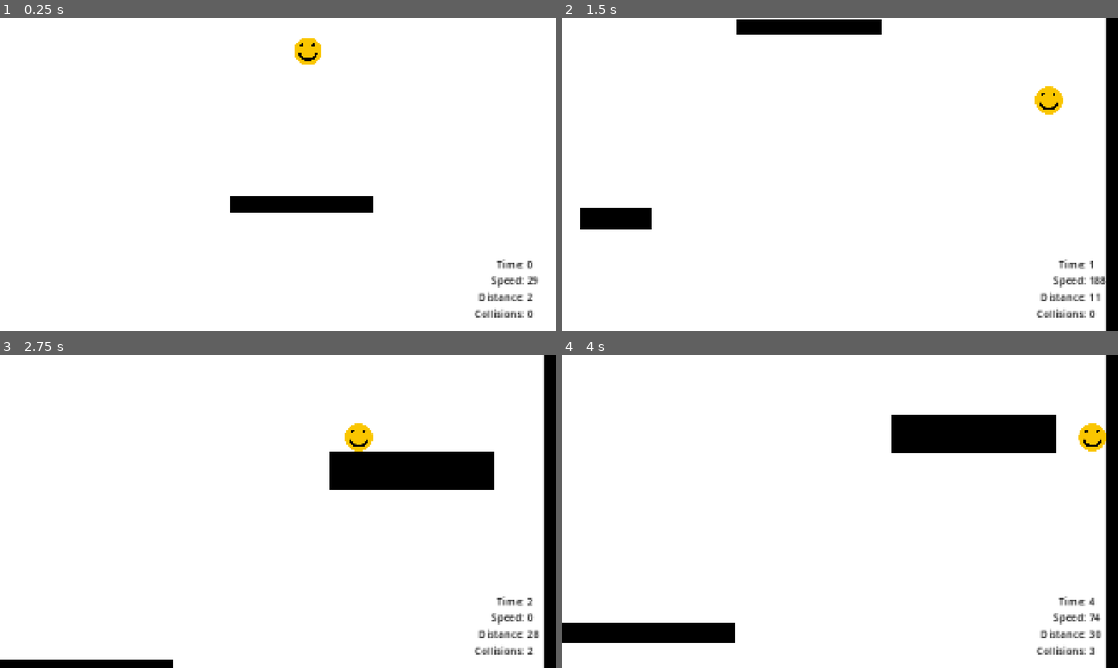
Above: before the commit, frames 1-4 (two rows, left to right).
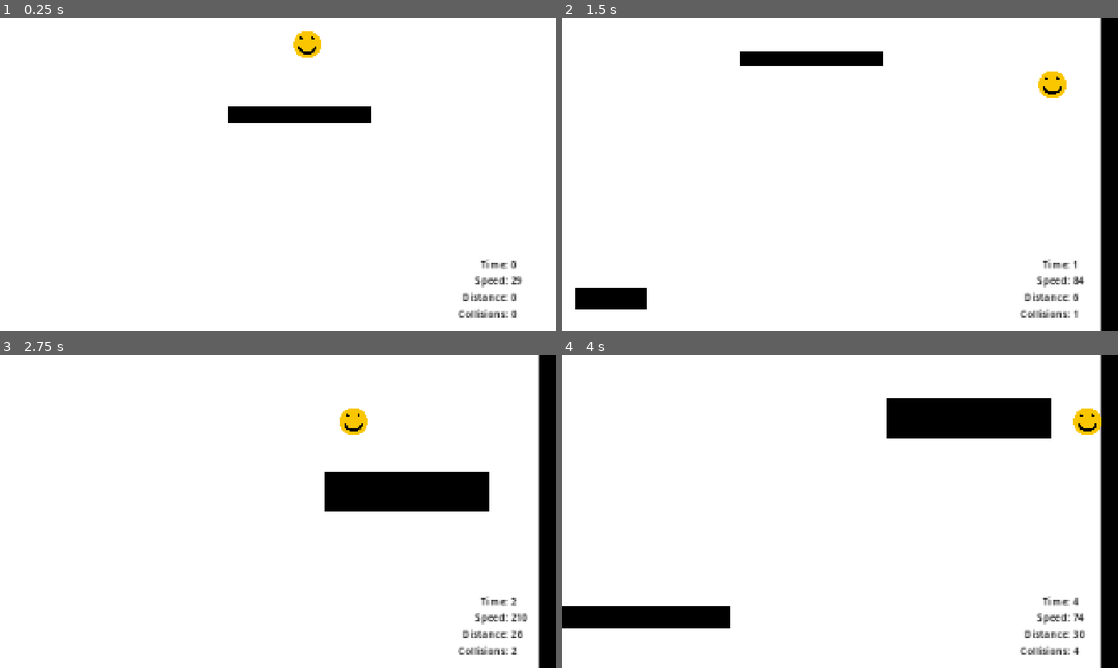
Above: after the commit, the same moments.

Repository: rickakell/FallingGame
Game: Godot game, scene res://scenes/Game.tscn
Two runs of this game, one before a commit and one after it. Both use one fixed random seed, a clock stepped at 60 frames per second and the inputs below.
Inputs:
- Up to frame 1 (0.25 s): no input
- Up to frame 2 (1.5 s): hold Right (ui_right) from 0.53 s (still down)
- Up to frame 3 (2.75 s): release Right (ui_right) at 2.03 s; hold Left (ui_left) from 2.03 s (still down)
- Up to frame 4 (4 s): release Left (ui_left) at 2.78 s; hold Right (ui_right) from 2.78 s (still down)

The runs differ from the first frame. In frame 1, 3.9% of the frame differs, in the area x 41-97%, y 4-96%; in frame 2, 6.7%; in frame 3, 7.4%; in frame 4, 8.6%, in the area x 0-98%, y 0-100%.

Commit message:
Make the game more interesting and misc clean up

Diff:
--- a/scenes/Game.tscn
+++ b/scenes/Game.tscn
@@ -27,10 +27,10 @@
 
 [node name="MaxDistance" type="Label" parent="GameManager/HUD" unique_id=934225823]
 z_index = 10
-offset_left = 1653.0
-offset_top = 937.0
-offset_right = 1725.0
-offset_bottom = 960.0
+offset_left = 1596.9999
+offset_top = 936.99994
+offset_right = 1668.9999
+offset_bottom = 959.99994
 scale = Vector2(2.1889791, 2.1889791)
 theme_override_colors/font_color = Color(0, 0, 0, 1)
 theme_override_colors/font_outline_color = Color(1, 1, 1, 1)
@@ -39,10 +39,10 @@
 
 [node name="Speed" type="Label" parent="GameManager/HUD" unique_id=1131414472]
 z_index = 10
-offset_left = 1696.0001
-offset_top = 879.0
-offset_right = 1768.0001
-offset_bottom = 902.0
+offset_left = 1640.0
+offset_top = 878.99994
+offset_right = 1712.0
+offset_bottom = 901.99994
 scale = Vector2(2.1889791, 2.1889791)
 theme_override_colors/font_color = Color(0, 0, 0, 1)
 theme_override_colors/font_outline_color = Color(1, 1, 1, 1)
@@ -51,10 +51,10 @@
 
 [node name="Time" type="Label" parent="GameManager/HUD" unique_id=2128856870]
 z_index = 10
-offset_left = 1716.0001
-offset_top = 825.00006
-offset_right = 1788.0001
-offset_bottom = 848.00006
+offset_left = 1660.0
+offset_top = 825.0
+offset_right = 1732.0
+offset_bottom = 848.0
 scale = Vector2(2.1889791, 2.1889791)
 theme_override_colors/font_color = Color(0, 0, 0, 1)
 theme_override_colors/font_outline_color = Color(1, 1, 1, 1)
@@ -63,10 +63,10 @@
 
 [node name="Collisions" type="Label" parent="GameManager/HUD" unique_id=283101380]
 z_index = 10
-offset_left = 1639.0001
-offset_top = 995.0
-offset_right = 1721.0001
-offset_bottom = 1018.0
+offset_left = 1583.0
+offset_top = 994.99994
+offset_right = 1665.0
+offset_bottom = 1017.99994
 scale = Vector2(2.1889791, 2.1889791)
 theme_override_colors/font_color = Color(0, 0, 0, 1)
 theme_override_colors/font_outline_color = Color(1, 1, 1, 1)
@@ -149,16 +149,16 @@
 
 [node name="Player" parent="." unique_id=142940438 instance=ExtResource("1_ibkli")]
 unique_name_in_owner = true
-position = Vector2(195, -234)
+position = Vector2(248, -22)
 
 [node name="Camera2D" type="Camera2D" parent="Player" unique_id=579652194]
-position = Vector2(-183, -148)
+position = Vector2(-179, -52)
 offset = Vector2(0, 600)
 zoom = Vector2(0.565, 0.565)
-limit_left = -2036
-limit_top = -1000
-limit_right = 2043
-metadata/_edit_lock_ = true
+limit_left = -2005
+limit_top = -747
+limit_right = 2074
+limit_bottom = 10000079
 
 [node name="ParallaxBackground" type="ParallaxBackground" parent="." unique_id=661412022]
 
@@ -205,7 +205,7 @@
 scale = Vector2(11.772772, -3.6874845)
 
 [node name="RectangleObstacle" parent="RactangleObstacles" unique_id=119670390 instance=ExtResource("3_cpr0p")]
-position = Vector2(158, 738)
+position = Vector2(200.99998, 441)
 scale = Vector2(4.6444445, -1.25)
 
 [node name="RectangleObstacle2" parent="RactangleObstacles" unique_id=1835084678 instance=ExtResource("3_cpr0p")]
@@ -359,14 +359,14 @@
 scale = Vector2(-9.976152, 1.2984798)
 
 [node name="RectangleObstacle42" parent="RactangleObstacles" unique_id=1228627800 instance=ExtResource("3_cpr0p")]
-position = Vector2(-866, 81635)
+position = Vector2(-515.9961, 81804.01)
 rotation = 0.770104
-scale = Vector2(-5.568938, 0.6184799)
+scale = Vector2(-9.841913, -1.8004302)
 
 [node name="RectangleObstacle43" parent="RactangleObstacles" unique_id=2102199011 instance=ExtResource("3_cpr0p")]
 position = Vector2(1252, 94702)
-rotation = 0.770104
-scale = Vector2(-5.568938, 0.6184799)
+rotation = 1.7577593
+scale = Vector2(-13.414436, 5.4183235)
 
 [node name="RectangleObstacle44" parent="RactangleObstacles" unique_id=2108141389 instance=ExtResource("3_cpr0p")]
 position = Vector2(-262, 75817)
@@ -395,13 +395,13 @@
 
 [node name="RectangleObstacle50" parent="RactangleObstacles" unique_id=2090176092 instance=ExtResource("3_cpr0p")]
 position = Vector2(-258, 96228)
+rotation = 0.72226816
+scale = Vector2(-13.414436, 5.418323)
+
+[node name="RectangleObstacle51" parent="RactangleObstacles" unique_id=1479696601 instance=ExtResource("3_cpr0p")]
+position = Vector2(-1413.0012, 92051.01)
 rotation = 0.770104
-scale = Vector2(-5.568938, 0.6184799)
-
-[node name="RectangleObstacle51" parent="RactangleObstacles" unique_id=1479696601 instance=ExtResource("3_cpr0p")]
-position = Vector2(-1763.0039, 90806)
-rotation = 0.770104
-scale = Vector2(-5.568938, 0.6184799)
+scale = Vector2(-8.403098, 5.4183235)
 
 [node name="RectangleObstacle52" parent="RactangleObstacles" unique_id=2052416917 instance=ExtResource("3_cpr0p")]
 position = Vector2(1404, 79153)
@@ -409,7 +409,8 @@
 scale = Vector2(19.6158, 1.7199609)
 
 [node name="RectangleObstacle53" parent="RactangleObstacles" unique_id=2093741724 instance=ExtResource("3_cpr0p")]
-position = Vector2(880, 89296)
+position = Vector2(667, 89296)
+scale = Vector2(2.840001, 1)
 
 [node name="RectangleObstacle54" parent="RactangleObstacles" unique_id=102887345 instance=ExtResource("3_cpr0p")]
 position = Vector2(1378, 89133.01)
@@ -417,15 +418,17 @@
 scale = Vector2(4.769128, -4.1386466)
 
 [node name="RectangleObstacle55" parent="RactangleObstacles" unique_id=86874301 instance=ExtResource("3_cpr0p")]
-position = Vector2(309, 90407)
+position = Vector2(-342, 90443.99)
 rotation = -1.19261
-scale = Vector2(3.754961, 1)
+scale = Vector2(8.691993, 3.146914)
 
 [node name="RectangleObstacle56" parent="RactangleObstacles" unique_id=769774519 instance=ExtResource("3_cpr0p")]
 position = Vector2(-719, 98989)
+scale = Vector2(4.760003, 2.6800194)
 
 [node name="RectangleObstacle57" parent="RactangleObstacles" unique_id=208260265 instance=ExtResource("3_cpr0p")]
 position = Vector2(773, 98909)
+scale = Vector2(4.760003, 2.6800194)
 
 [node name="RectangleObstacle58" parent="RactangleObstacles" unique_id=988809991 instance=ExtResource("3_cpr0p")]
 position = Vector2(-36, 103176)
@@ -445,25 +448,26 @@
 
 [node name="RectangleObstacle62" parent="RactangleObstacles" unique_id=899028518 instance=ExtResource("3_cpr0p")]
 position = Vector2(-1750, 112875)
+scale = Vector2(5.6000004, 3.68)
 
 [node name="RectangleObstacle63" parent="RactangleObstacles" unique_id=2097755408 instance=ExtResource("3_cpr0p")]
 position = Vector2(1617.0001, 114597)
-scale = Vector2(4.6, 1)
+scale = Vector2(4.6, 8.32)
 
 [node name="RectangleObstacle64" parent="RactangleObstacles" unique_id=2124180268 instance=ExtResource("3_cpr0p")]
 position = Vector2(471.00195, 116886.984)
 rotation = -1.3038491
-scale = Vector2(5.3599977, 0.87449217)
+scale = Vector2(9.5345335, 1.3657256)
 
 [node name="RectangleObstacle65" parent="RactangleObstacles" unique_id=1449209512 instance=ExtResource("3_cpr0p")]
 position = Vector2(-282.99805, 117056.984)
 rotation = -1.3038491
-scale = Vector2(5.3599977, 0.87449217)
+scale = Vector2(9.534813, 1.3659447)
 
 [node name="RectangleObstacle66" parent="RactangleObstacles" unique_id=170988306 instance=ExtResource("3_cpr0p")]
-position = Vector2(-1016.00195, 116546.99)
+position = Vector2(-1031.0039, 115800)
 rotation = -1.3038491
-scale = Vector2(5.3599977, 0.87449217)
+scale = Vector2(9.5345335, 1.3657256)
 
 [node name="RectangleObstacle67" parent="RactangleObstacles" unique_id=212481581 instance=ExtResource("3_cpr0p")]
 position = Vector2(752, 118489)
@@ -473,30 +477,31 @@
 [node name="RectangleObstacle68" parent="RactangleObstacles" unique_id=820754925 instance=ExtResource("3_cpr0p")]
 position = Vector2(426.00195, 128868)
 rotation = -1.3038491
-scale = Vector2(5.3599977, 0.8057617)
+scale = Vector2(11.193138, 2.5715134)
 
 [node name="RectangleObstacle69" parent="RactangleObstacles" unique_id=488383070 instance=ExtResource("3_cpr0p")]
 position = Vector2(-700, 126875)
 rotation = -1.3038491
-scale = Vector2(5.3599977, 0.86519533)
+scale = Vector2(8.822356, 1.7995386)
 
 [node name="RectangleObstacle70" parent="RactangleObstacles" unique_id=2098008615 instance=ExtResource("3_cpr0p")]
-position = Vector2(-64, 115604)
+position = Vector2(1091, 112098)
+scale = Vector2(10, 8.32)
 
 [node name="RectangleObstacle71" parent="RactangleObstacles" unique_id=1739951910 instance=ExtResource("3_cpr0p")]
 position = Vector2(1408.002, 130271)
 rotation = -1.3038491
-scale = Vector2(5.3599977, 0.8057617)
+scale = Vector2(11.193138, 2.5715134)
 
 [node name="RectangleObstacle72" parent="RactangleObstacles" unique_id=1285947688 instance=ExtResource("3_cpr0p")]
 position = Vector2(1224, 116762.99)
 rotation = -1.3038491
-scale = Vector2(5.3599977, 0.87449217)
+scale = Vector2(9.534813, 1.3661247)
 
 [node name="RectangleObstacle73" parent="RactangleObstacles" unique_id=1631533745 instance=ExtResource("3_cpr0p")]
 position = Vector2(-269.99835, 122606.01)
 rotation = 1.3295265
-scale = Vector2(6.44, 0.6707325)
+scale = Vector2(7.6553392, 5.9902425)
 
 [node name="RectangleObstacle74" parent="RactangleObstacles" unique_id=398166929 instance=ExtResource("3_cpr0p")]
 position = Vector2(295.004, 119482)
@@ -506,30 +511,31 @@
 [node name="RectangleObstacle75" parent="RactangleObstacles" unique_id=388511292 instance=ExtResource("3_cpr0p")]
 position = Vector2(-1606.9998, 117162.99)
 rotation = 1.3295265
-scale = Vector2(6.44, 0.8744923)
+scale = Vector2(11.456012, 1.3661249)
 
 [node name="RectangleObstacle76" parent="RactangleObstacles" unique_id=1381457811 instance=ExtResource("3_cpr0p")]
 position = Vector2(765.9979, 126764.99)
 rotation = 1.3295265
-scale = Vector2(6.44, 0.78726566)
+scale = Vector2(10.599998, 1.6374512)
 
 [node name="RectangleObstacle77" parent="RactangleObstacles" unique_id=173156585 instance=ExtResource("3_cpr0p")]
 position = Vector2(-983.99817, 124346)
 rotation = 1.3295265
-scale = Vector2(6.44, 0.36)
+scale = Vector2(7.976041, -3.3501694)
 
 [node name="RectangleObstacle78" parent="RactangleObstacles" unique_id=271397845 instance=ExtResource("3_cpr0p")]
-position = Vector2(56, 118315)
+position = Vector2(-895, 119010)
+scale = Vector2(-5.2400007, 1)
 
 [node name="RectangleObstacle79" parent="RactangleObstacles" unique_id=1056420722 instance=ExtResource("3_cpr0p")]
 position = Vector2(1050.0038, 122107)
 rotation = 1.3295265
-scale = Vector2(6.44, 0.6707325)
+scale = Vector2(7.6553392, 5.9900904)
 
 [node name="RectangleObstacle80" parent="RactangleObstacles" unique_id=2125437298 instance=ExtResource("3_cpr0p")]
 position = Vector2(-582.0004, 130155.01)
 rotation = 1.3295265
-scale = Vector2(6.44, 0.8057618)
+scale = Vector2(13.448478, 2.5715137)
 
 [node name="RectangleObstacle81" parent="RactangleObstacles" unique_id=1706551878 instance=ExtResource("3_cpr0p")]
 position = Vector2(-201, 120395)
@@ -539,24 +545,25 @@
 [node name="RectangleObstacle82" parent="RactangleObstacles" unique_id=481464538 instance=ExtResource("3_cpr0p")]
 position = Vector2(-1138.996, 122465)
 rotation = 1.3295265
-scale = Vector2(6.44, 0.6707325)
+scale = Vector2(7.655338, 5.9900904)
 
 [node name="RectangleObstacle83" parent="RactangleObstacles" unique_id=982487273 instance=ExtResource("3_cpr0p")]
 position = Vector2(938.99994, 124601.01)
 rotation = 1.3295265
-scale = Vector2(6.44, 0.36)
+scale = Vector2(8.439076, -4.638163)
 
 [node name="RectangleObstacle84" parent="RactangleObstacles" unique_id=656968890 instance=ExtResource("3_cpr0p")]
 position = Vector2(1452, 119981)
+scale = Vector2(7.2223535, 1)
 
 [node name="RectangleObstacle85" parent="RactangleObstacles" unique_id=478120212 instance=ExtResource("3_cpr0p")]
 position = Vector2(267.00378, 133065.02)
 rotation = 1.3295265
-scale = Vector2(6.44, 0.72808605)
+scale = Vector2(-11.399128, 8.390022)
 
 [node name="RectangleObstacle86" parent="RactangleObstacles" unique_id=258952560 instance=ExtResource("3_cpr0p")]
 position = Vector2(828.0001, 136125)
-scale = Vector2(3.4799998, 1)
+scale = Vector2(8.359998, 4.280078)
 
 [node name="RectangleObstacle87" parent="RactangleObstacles" unique_id=1900302015 instance=ExtResource("3_cpr0p")]
 position = Vector2(-921, 133178)
@@ -567,20 +574,20 @@
 scale = Vector2(2.3199997, 5.5200005)
 
 [node name="RectangleObstacle89" parent="RactangleObstacles" unique_id=334690577 instance=ExtResource("3_cpr0p")]
-position = Vector2(-913, 119448.01)
+position = Vector2(54.00006, 118329.01)
 scale = Vector2(2.3199997, 5.5200005)
 
 [node name="RectangleObstacle90" parent="RactangleObstacles" unique_id=2085272417 instance=ExtResource("3_cpr0p")]
 position = Vector2(312, 127292)
-scale = Vector2(3.4799998, 1)
+scale = Vector2(5.727949, 2.0799217)
 
 [node name="RectangleObstacle91" parent="RactangleObstacles" unique_id=234948185 instance=ExtResource("3_cpr0p")]
 position = Vector2(-446, 125862)
-scale = Vector2(3.4799998, 1)
+scale = Vector2(5.727949, 2.0799217)
 
 [node name="RectangleObstacle92" parent="RactangleObstacles" unique_id=1130558761 instance=ExtResource("3_cpr0p")]
-position = Vector2(1488, 122982)
-scale = Vector2(-0.020699052, 0.71682256)
+position = Vector2(1708.0001, 123724)
+scale = Vector2(1.3830897, 11.564337)
 
 [node name="RectangleObstacle93" parent="RactangleObstacles" unique_id=708007175 instance=ExtResource("3_cpr0p")]
 position = Vector2(1177, 138149)
@@ -592,63 +599,95 @@
 
 [node name="RectangleObstacle95" parent="RactangleObstacles" unique_id=1486805565 instance=ExtResource("3_cpr0p")]
 position = Vector2(-1552, 141539)
-scale = Vector2(4.08, 1.52)
+scale = Vector2(7.279997, 1.92)
 
 [node name="RectangleObstacle96" parent="RactangleObstacles" unique_id=766812415 instance=ExtResource("3_cpr0p")]
 position = Vector2(1444, 146532)
-scale = Vector2(4.08, 1.52)
+scale = Vector2(7.279997, 1.92)
 
 [node name="RectangleObstacle97" parent="RactangleObstacles" unique_id=194981733 instance=ExtResource("3_cpr0p")]
 position = Vector2(-1711, 148437)
-scale = Vector2(4.08, 1.52)
+scale = Vector2(7.279997, 1.92)
 
 [node name="RectangleObstacle98" parent="RactangleObstacles" unique_id=194491713 instance=ExtResource("3_cpr0p")]
 position = Vector2(-392, 145216)
-scale = Vector2(4.08, 1.52)
+scale = Vector2(7.279997, 1.92)
 
 [node name="RectangleObstacle99" parent="RactangleObstacles" unique_id=647409011 instance=ExtResource("3_cpr0p")]
-position = Vector2(943, 145383)
-scale = Vector2(4.08, 1.52)
+position = Vector2(990.0001, 145358.02)
+scale = Vector2(7.279997, 1.92)
 
 [node name="RectangleObstacle100" parent="RactangleObstacles" unique_id=1157519028 instance=ExtResource("3_cpr0p")]
 position = Vector2(1146, 143512)
-scale = Vector2(4.08, 1.52)
+scale = Vector2(7.279997, 1.92)
 
 [node name="RectangleObstacle101" parent="RactangleObstacles" unique_id=1511862999 instance=ExtResource("3_cpr0p")]
 position = Vector2(-1012, 143845)
-scale = Vector2(4.08, 1.52)
+scale = Vector2(7.279997, 1.92)
 
 [node name="RectangleObstacle102" parent="RactangleObstacles" unique_id=865077180 instance=ExtResource("3_cpr0p")]
 position = Vector2(1336, 150698)
-scale = Vector2(4.08, 1.52)
+scale = Vector2(7.279997, 1.92)
 
 [node name="RectangleObstacle103" parent="RactangleObstacles" unique_id=2129129753 instance=ExtResource("3_cpr0p")]
 position = Vector2(-1607, 150484)
-scale = Vector2(4.08, 1.52)
+scale = Vector2(7.279997, 1.92)
 
 [node name="RectangleObstacle104" parent="RactangleObstacles" unique_id=1252532420 instance=ExtResource("3_cpr0p")]
 position = Vector2(204, 149089)
-scale = Vector2(4.08, 1.52)
+scale = Vector2(7.279997, 1.92)
 
 [node name="RectangleObstacle105" parent="RactangleObstacles" unique_id=1746715178 instance=ExtResource("3_cpr0p")]
 position = Vector2(-601, 152458)
-scale = Vector2(4.08, 1.52)
+scale = Vector2(7.279997, 1.92)
 
 [node name="RectangleObstacle106" parent="RactangleObstacles" unique_id=1635593199 instance=ExtResource("3_cpr0p")]
-position = Vector2(-994, 156729)
-scale = Vector2(4.08, 1.52)
+position = Vector2(-1074, 156717.98)
+scale = Vector2(9.959999, 1.52)
 
 [node name="RectangleObstacle107" parent="RactangleObstacles" unique_id=421171805 instance=ExtResource("3_cpr0p")]
 position = Vector2(1850, 158963)
-scale = Vector2(4.08, 1.52)
+scale = Vector2(9.959999, 1.52)
 
 [node name="RectangleObstacle108" parent="RactangleObstacles" unique_id=1914115557 instance=ExtResource("3_cpr0p")]
 position = Vector2(-610, 160638)
-scale = Vector2(4.08, 1.52)
+scale = Vector2(9.959999, 1.52)
 
 [node name="RectangleObstacle109" parent="RactangleObstacles" unique_id=1185633048 instance=ExtResource("3_cpr0p")]
-position = Vector2(1257, 161388)
-scale = Vector2(4.08, 1.52)
+position = Vector2(1037, 161697)
+scale = Vector2(9.959999, 1.52)
+
+[node name="RectangleObstacle110" parent="RactangleObstacles" unique_id=1617899736 instance=ExtResource("3_cpr0p")]
+position = Vector2(-1615, 64768)
+scale = Vector2(3.2800002, 1)
+
+[node name="RectangleObstacle111" parent="RactangleObstacles" unique_id=1067829437 instance=ExtResource("3_cpr0p")]
+position = Vector2(1380, 64777)
+scale = Vector2(4.7600007, 1)
+
+[node name="RectangleObstacle112" parent="RactangleObstacles" unique_id=1358517345 instance=ExtResource("3_cpr0p")]
+position = Vector2(1683, 68060)
+scale = Vector2(5.28, 1)
+
+[node name="RectangleObstacle113" parent="RactangleObstacles" unique_id=294010949 instance=ExtResource("3_cpr0p")]
+position = Vector2(-1499, 67929)
+scale = Vector2(4.3999977, 1)
+
+[node name="RectangleObstacle114" parent="RactangleObstacles" unique_id=1798017259 instance=ExtResource("3_cpr0p")]
+position = Vector2(-46, 36058)
+scale = Vector2(-15.23777, 8.00878)
+
+[node name="RectangleObstacle115" parent="RactangleObstacles" unique_id=1890409400 instance=ExtResource("3_cpr0p")]
+position = Vector2(-210, 25762)
+scale = Vector2(5.2399974, 17.16)
+
+[node name="RectangleObstacle116" parent="RactangleObstacles" unique_id=1946517423 instance=ExtResource("3_cpr0p")]
+position = Vector2(-1958, 31900)
+scale = Vector2(9.6, 2.48)
+
+[node name="RectangleObstacle117" parent="RactangleObstacles" unique_id=1935081413 instance=ExtResource("3_cpr0p")]
+position = Vector2(2140, 31319)
+scale = Vector2(-5.1808305, 1.7657028)
 
 [node name="FinishLine" parent="." unique_id=1475530944 instance=ExtResource("5_s0nni")]
 unique_name_in_owner = true
--- a/scripts/player.gd
+++ b/scripts/player.gd
@@ -5,7 +5,7 @@
 # Adjust gravity to make the game feel better
 const GRAVITY_MODIFIER = 1.3
 # Set a terminal velocity that gives you time to dodge
-const TERMINAL_VELOCITY = 2000
+const TERMINAL_VELOCITY = 2100
 
 static var collisions = 0;
 
@@ -14,7 +14,6 @@
 	# Add the gravity.
 	if not is_on_floor() and velocity.y <= TERMINAL_VELOCITY:
 		velocity += get_gravity() * GRAVITY_MODIFIER * delta;
-		print(velocity);
 
 	# Get the input direction and handle the movement/deceleration.
 	# As good practice, you should replace UI actions with custom gameplay actions.
